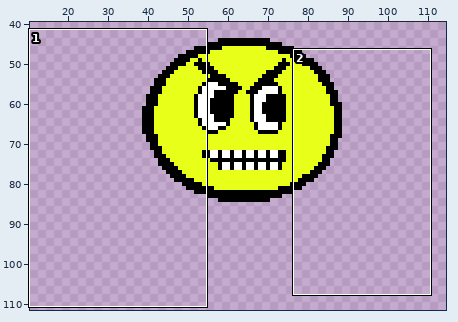
Two versions of one sprite sheet, Assets/Sprites/FlyingEnemy2.png. The first picture is a wide view before the edit; the outline marks the close-up.
Close-up. First the earlier version:
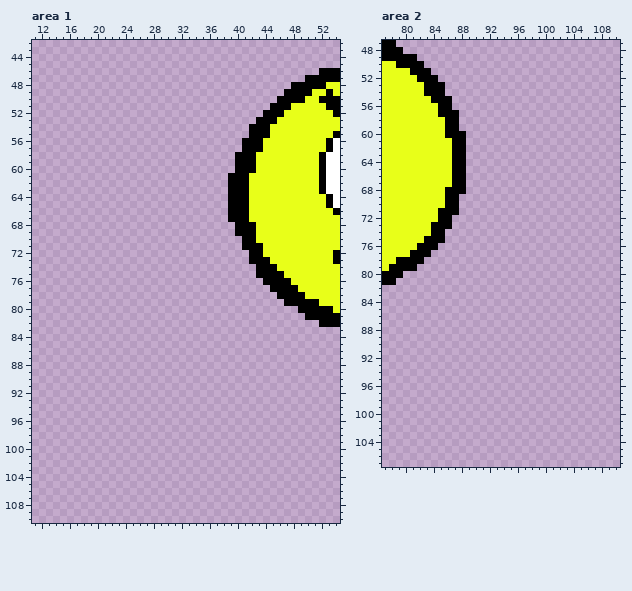
The file is 128x128 pixels. Shown: area 1: x 11..54, y 42..110; area 2: x 77..110, y 47..107. The wide view leaves out empty margins.
After the commit:
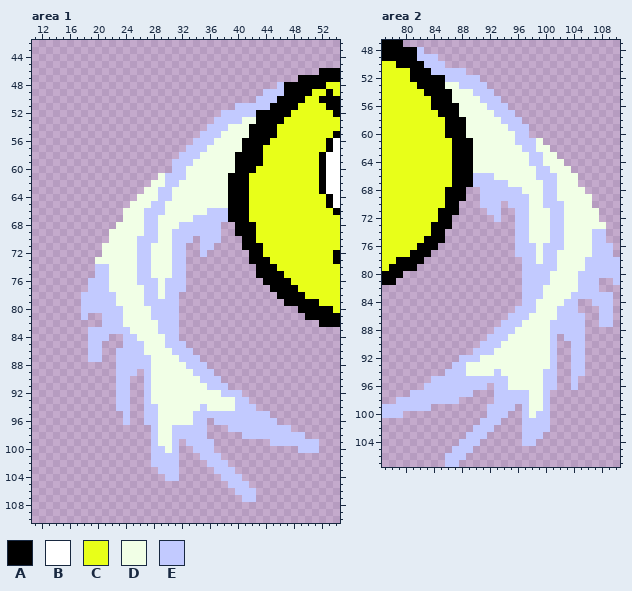
Palette (. is transparent): A #000000  B #ffffff  C #e8ff19  D #f1ffe6  E #c2caff
What changed:
Changed rows in their new state; - is an unchanged pixel.
Area 1:
first column x 18:
 47 -------------------------------A--
 48 ----------------------------EA----
 49 --------------------------EEE-----
 50 -------------------------EEE------
 51 ----------------------EEEEE---A---
 52 --------------------EEEEEA---A----
 53 -------------------EEEEDD---A-----
 54 ------------------EEEDDD---A------
 55 -----------------EEEDDDD---A------
 56 ----------------EEEDDDD---A-------
 57 ---------------EEEDDDDD-----------
 58 --------------EEEDDDDD---A--------
 59 -------------EEEDDDDDD---A--------
 60 -------------EEDDDDDDD------------
 61 -----------DEEEDDDDDD-------------
 62 ----------DDEEDDDDDDD-------------
 63 ---------DDEEDDDDDDDD-------------
 64 --------DDDEEDDDDDDDD-------------
 65 -------DDDEEDDDDDDDDD-------------
 66 ------DDDEEEDDDDDDEEE-------------
 67 ------DDDEEDDDDDEEEEE-------------
 68 -----DDDDEEDDDEEEEEE--------------
 69 ----DDDDDEEDDEEEEEEE--------------
 70 ----DDDDEEEDDEEE-EEE--------------
 71 ---DDDDDEEDDDEE--EE---------------
 72 ---DDDDDEEDDDEE--E----------------
 73 --DDDDDDEEDDDEE-------------------
 74 --EEDDDDEEDDDEE-------------------
 75 --EEDDDDEEDDDEE-------------------
 76 -EEEDDDDEEEDEEE-------------------
 77 -EEEDDDDDEEDEEE-------------------
 78 EEEEEDDDDEEDEE--------------------
 79 EEEEEDDDDEEEEE--------------------
 80 EEEEEEDDDDEEEE--------------------
 81 E--EEEDDDDEEEE--------------------
 82 ---EEEDDDDDEEE--------------------
 83 -EEEEEEDDDDEEE--------------------
 84 -EEE--EEDDDDEE--------------------
 85 -EE---EEEDDDEEE-------------------
 86 -EE--EEEEDDDDEEE------------------
 87 -EE--EEEEEDDDDEEE-----------------
 88 -----EEEEEDDDDDEEE----------------
 89 -----EEE-EDDDDDDEEE---------------
 90 -----EE--EDDDDDDDEEE--------------
 91 -----EE--EDDDDDDDDEEE-------------
 92 -----EE--EDDDDDDDDDDEEE-----------
 93 -----EE--EDDDDDDDDDDDDEE----------
 94 -----EE--EEDDDDDDEDDDDEEE---------
 95 ------E--EEDDDDDEEEEEEEEEEE-------
 96 ------E--EEDDDDDEE-EEEEEEEEE------
 97 ----------EDDEEEEE---EEEEEEEEE----
 98 ----------EDDEEEEE-----EEEEEEEEE--
 99 ----------EDDE-EEEE--------EEEEEEE
100 ----------EEDE--EEE------------EEE
101 ----------EEEE---EEE--------------
102 ----------EEEE----EEE-------------
103 -----------EEE-----EEE------------
104 ------------EE------EEE-----------
105 ---------------------EEE----------
106 ----------------------EEE---------
107 -----------------------EE---------
Area 2:
first column x 77:
 47 --A-------------------------------
 48 ---AAE----------------------------
 49 -----EEE--------------------------
 50 ------EEE-------------------------
 51 -------EEEEE----------------------
 52 ----A---AEEEEE--------------------
 53 -----A---DDEEEE-------------------
 54 ---------ADDDEEE------------------
 55 ----------DDDDEEE-----------------
 56 -------A--ADDDDEEE----------------
 57 -----------DDDDDEEE---------------
 58 -----------ADDDDDEEE--------------
 59 -----------ADDDDDDEEE-------------
 60 ------------DDDDDDDEE-------------
 61 ------------ADDDDDDEEED-----------
 62 ------------ADDDDDDDEEDD----------
 63 ------------ADDDDDDDDEEDD---------
 64 ------------ADDDDDDDDEEDDD--------
 65 ------------ADDDDDDDDDEEDDD-------
 66 ------------AEEEDDDDDDEEEDDD------
 67 ------------AEEEEEDDDDDEEDDD------
 68 --------------EEEEEEDDDEEDDDD-----
 69 -----------A--EEEEEEEDDEEDDDDD----
 70 --------------EEE-EEEDDEEEDDDD----
 71 ---------------EE--EEDDDEEDDDDD---
 72 ----------------E--EEDDDEEDDDDD---
 73 -------------------EEDDDEEDDDDDD--
 74 -------------------EEDDDEEDDDDEE--
 75 -------------------EEDDDEEDDDDEE--
 76 -------------------EEEDEEEDDDDEEE-
 77 -------------------EEEDEEDDDDDEEE-
 78 --------------------EEDEEDDDDEEEEE
 79 --------------------EEEEEDDDDEEEEE
 80 --------------------EEEEDDDDEEEEEE
 81 --------------------EEEEDDDDEEE--E
 82 --------------------EEEDDDDDEEE---
 83 --------------------EEEDDDDEEEEEE-
 84 --------------------EEDDDDEE--EEE-
 85 -------------------EEEDDDEEE---EE-
 86 ------------------EEEDDDDEEEE--EE-
 87 -----------------EEEDDDDEEEEE--EE-
 88 ----------------EEEDDDDDEEEEE-----
 89 ---------------EEEDDDDDDE-EEE-----
 90 --------------EEEDDDDDDDE--EE-----
 91 -------------EEEDDDDDDDDE--EE-----
 92 -----------EEEDDDDDDDDDDE--EE-----
 93 ----------EEDDDDDDDDDDDDE--EE-----
 94 ---------EEEDDDDEDDDDDDEE--EE-----
 95 -------EEEEEEEEEEEDDDDDEE--E------
 96 ------EEEEEEEEE-EEDDDDDEE--E------
 97 ----EEEEEEEEE---EEEEEDDE----------
 98 --EEEEEEEEE-----EEEEEDDE----------
 99 EEEEEEE--------EEEE-EDDE----------
100 EEE------------EEE--EDEE----------
101 --------------EEE---EEEE----------
102 -------------EEE----EEEE----------
103 ------------EEE-----EEE-----------
104 -----------EEE------EE------------
105 ----------EEE---------------------
106 ---------EEE----------------------
107 ---------EE-----------------------
Changed places in both close-ups, as pixel boxes (x1, y1, x2, y2):
changed: (81, 75, 319, 502)
changed: (382, 40, 620, 467)
